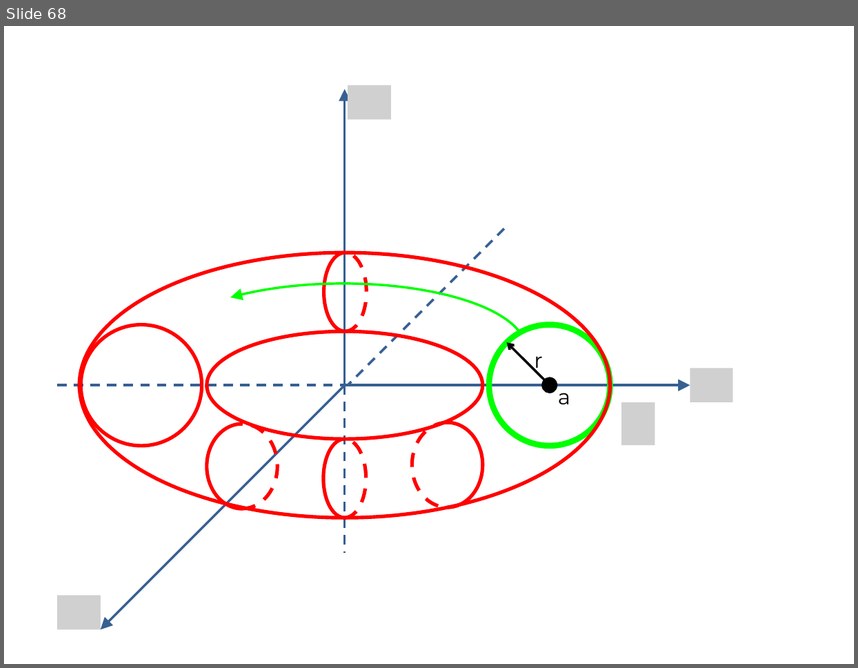
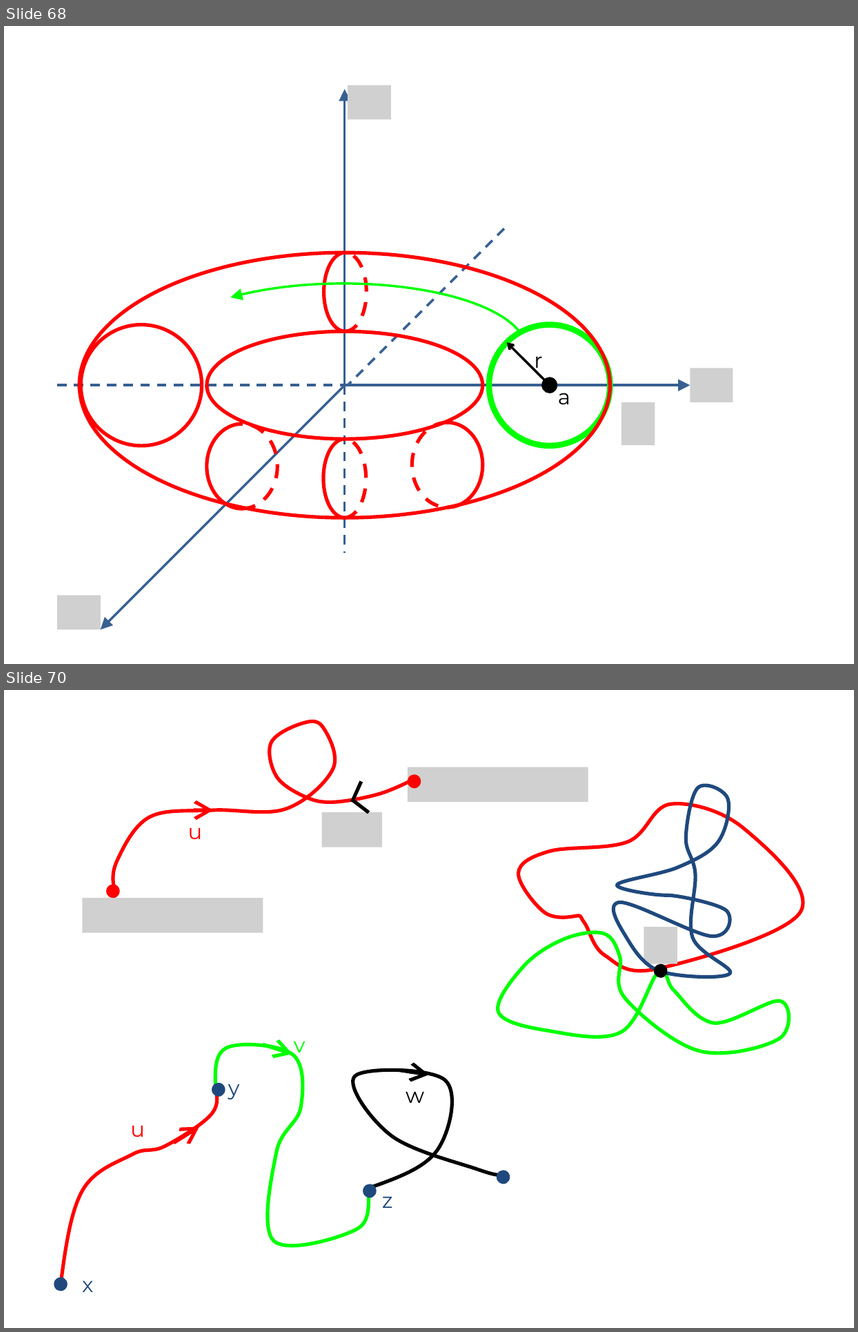
Before and after one commit to lutteropp/GeoTopo, a slide deck: images/Bilder.pptx. Shown one above the other, each under a label of ours: slide 68 before the commit, slides 68 and 70 after it; the slides between them are not shown. The pictures are 858x668 and 858x1332 pixels, drawn with LibreOffice and Linux fonts; fonts in the diff are those of the drawing; grey boxes stand for pictures. Boxes give left, top, right and bottom in pixels: in the first picture for what was removed or moved away, otherwise in the second. Text is boxed around its words. In the diff, an @@ line names an element or a change of style, - is before the commit and + after.

```diff
--- a/images/Bilder.pptx
+++ b/images/Bilder.pptx
@@ slide 70 added at (x1=4, y1=690, x2=854, y2=1328), background #FFFFFF @@
@@ freeform shape added at (x1=113, y1=722, x2=414, y2=891), outline #FF0000 3 pt @@
@@ picture added at (x1=408, y1=767, x2=589, y2=802) @@
@@ line added from (361, 781) to (352, 802), #000000 3 pt @@
@@ ellipse added at (x1=408, y1=774, x2=421, y2=788), fill #FF0000 @@
@@ freeform shape added at (x1=613, y1=785, x2=731, y2=976), outline #1F497D 3 pt @@
@@ arrow added from (194, 810) to (213, 810), #FF0000 3 pt @@
@@ picture added at (x1=322, y1=812, x2=382, y2=847) @@
@@ arrow added from (333, 802) to (333, 802), #000000 3 pt @@
@@ line added from (353, 800) to (369, 812), #000000 3 pt @@
@@ freeform shape added at (x1=518, y1=804, x2=803, y2=972), outline #FF0000 3 pt @@
@@ text added at (x1=188, y1=818, x2=203, y2=839), 18 pt, text #FF0000 @@
+u
@@ ellipse added at (x1=106, y1=884, x2=120, y2=898), fill #FF0000 @@
@@ picture added at (x1=82, y1=898, x2=263, y2=932) @@
@@ freeform shape added at (x1=498, y1=932, x2=789, y2=1053), outline #00FF00 3 pt @@
@@ picture added at (x1=644, y1=926, x2=677, y2=964) @@
@@ ellipse added at (x1=654, y1=964, x2=668, y2=977), fill #000000 @@
@@ text added at (x1=294, y1=1041, x2=306, y2=1057), 18 pt, text #00FF00 @@
+v
@@ freeform shape added at (x1=216, y1=1045, x2=370, y2=1245), outline #00FF00 3 pt @@
@@ arrow added from (263, 1045) to (292, 1054), #00FF00 3 pt @@
@@ ellipse added at (x1=212, y1=1083, x2=225, y2=1096), fill #1F497D @@
@@ freeform shape added at (x1=352, y1=1070, x2=503, y2=1188), outline #000000 3 pt @@
@@ arrow added from (399, 1070) to (429, 1074), #000000 3 pt @@
@@ freeform shape added at (x1=61, y1=1090, x2=217, y2=1284), outline #FF0000 3 pt @@
@@ text added at (x1=228, y1=1083, x2=240, y2=1099), 18 pt, text #1F497D @@
+y
@@ text added at (x1=406, y1=1091, x2=424, y2=1103), 18 pt, text #000000 @@
+w
@@ text added at (x1=130, y1=1125, x2=145, y2=1136), 18 pt, text #FF0000 @@
+u
@@ arrow added from (174, 1142) to (199, 1126), #FF0000 3 pt @@
@@ ellipse added at (x1=363, y1=1184, x2=377, y2=1198), fill #1F497D @@
@@ ellipse added at (x1=496, y1=1170, x2=510, y2=1183), fill #1F497D @@
@@ text added at (x1=382, y1=1196, x2=393, y2=1208), 18 pt, text #1F497D @@
+z
@@ ellipse added at (x1=54, y1=1276, x2=67, y2=1290), fill #1F497D @@
@@ text added at (x1=82, y1=1280, x2=93, y2=1292), 18 pt, text #1F497D @@
+x
```
Also in this commit, not shown: 9 other slides added, 24 other files.
